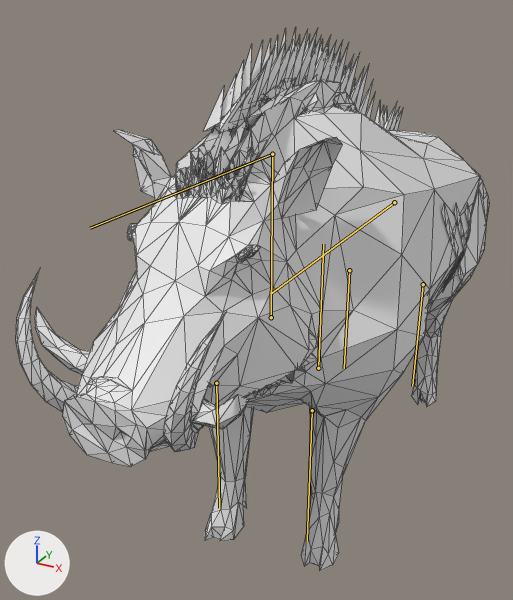
What one commit did to the glTF model art/kit/creatures/creature.boar_king/creature.boar_king.glb.
One viewpoint serves both versions: a 50 mm camera at (0.82, -1.83, 1.56) aimed at (-0.13, -0.1, 0.7). Lighting does not change. The marker at lower left points along +X, +Y and +Z. The first picture is the older version. The bones that change, and the others that lie on the model, are drawn over the model as lines. Mesh edges are drawn as thin lines.

Names of what the first picture shows: 'Body'.
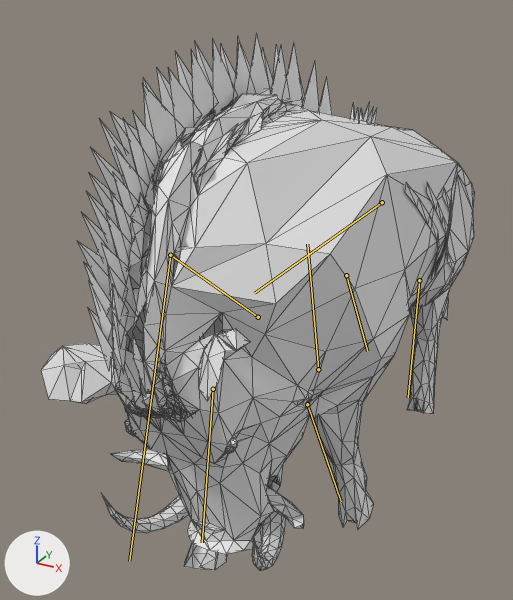
The newer file adds an action. The first version stands in its rest pose; the second is drawn at frame 11 of the action 'Back_Off'.

Boxes (x1, y1, x2, y2) around the edits, measured in the pictures (513 x 600 px):
'Body', posed (8% narrower): before (16, 28, 489, 572); after (41, 34, 474, 571)
bone 'All', root to tip: before (318, 368) to (323, 244); after (318, 369) to (307, 244)
bone 'BackLeg.L', root to tip: before (423, 284) to (412, 386); after (419, 280) to (408, 397)
bone 'BackLeg.R', root to tip: before (349, 270) to (344, 368); after (346, 275) to (367, 351)
bone 'Neck', root to tip: before (271, 317) to (272, 154); after (258, 317) to (170, 255)
bone 'Head', root to tip: before (272, 154) to (90, 228); after (170, 255) to (129, 561)
bone 'FrontLeg.L', root to tip: before (312, 410) to (307, 541); after (307, 404) to (341, 501)
bone 'FrontLeg.R', root to tip: before (216, 383) to (219, 508); after (213, 389) to (202, 542)

Patch to the scene script:
```diff
--- a/art/kit/creatures/creature.boar_king/creature.boar_king.glb.py
+++ b/art/kit/creatures/creature.boar_king/creature.boar_king.glb.py
@@ bone_all @@
 bone_all = bpy.data.objects['AnimalArmature'].pose.bones['All']
-bone_all.location = (0.0, 0.0, 0.0)
-bone_all.rotation_quaternion = (1.0, 0.0, 0.0, 0.0)  # degrees (0, 0, 0)
+bone_all.location = (0.0, -0.005, 0.0)
+bone_all.rotation_quaternion = (0.998, 0.0, 0.0, 0.062)  # degrees (0, 0, 7)
@@ bone_backleg_l @@
 bone_backleg_l = bpy.data.objects['AnimalArmature'].pose.bones['BackLeg.L']  # child of 'All'
-bone_backleg_l.rotation_quaternion = (1.0, 0.0, 0.0, 0.0)  # degrees (0, 0, 0)
+bone_backleg_l.rotation_quaternion = (-0.977, 0.0, 0.0, -0.214)  # degrees (0, 0, 25)
@@ bone_backleg_r @@
 bone_backleg_r = bpy.data.objects['AnimalArmature'].pose.bones['BackLeg.R']  # child of 'All'
-bone_backleg_r.rotation_quaternion = (1.0, 0.0, 0.0, 0.0)  # degrees (0, 0, 0)
+bone_backleg_r.rotation_quaternion = (0.98, 0.0, 0.0, 0.199)  # degrees (0, 0, 23)
@@ bone_neck @@
 bone_neck = bpy.data.objects['AnimalArmature'].pose.bones['Neck']  # child of 'Body'
-bone_neck.rotation_quaternion = (1.0, 0.0, 0.0, 0.0)  # degrees (0, 0, 0)
+bone_neck.rotation_quaternion = (0.906, 0.423, 0.0, 0.0)  # degrees (50, 0, 0)
@@ bone_head @@
 bone_head = bpy.data.objects['AnimalArmature'].pose.bones['Head']  # child of 'Neck'
-bone_head.rotation_quaternion = (1.0, 0.0, 0.0, 0.0)  # degrees (0, 0, 0)
+bone_head.rotation_quaternion = (-0.994, 0.111, 0.0, 0.0)  # degrees (-13, 0, 0)
@@ bone_frontleg_l @@
 bone_frontleg_l = bpy.data.objects['AnimalArmature'].pose.bones['FrontLeg.L']  # child of 'All'
-bone_frontleg_l.rotation_quaternion = (1.0, 0.0, 0.0, 0.0)  # degrees (0, 0, 0)
+bone_frontleg_l.rotation_quaternion = (0.984, 0.0, 0.0, -0.179)  # degrees (0, 0, -21)
@@ bone_frontleg_r @@
 bone_frontleg_r = bpy.data.objects['AnimalArmature'].pose.bones['FrontLeg.R']  # child of 'All'
-bone_frontleg_r.rotation_quaternion = (1.0, 0.0, 0.0, 0.0)  # degrees (0, 0, 0)
+bone_frontleg_r.rotation_quaternion = (-0.983, 0.0, 0.0, 0.184)  # degrees (0, 0, -21)
```
